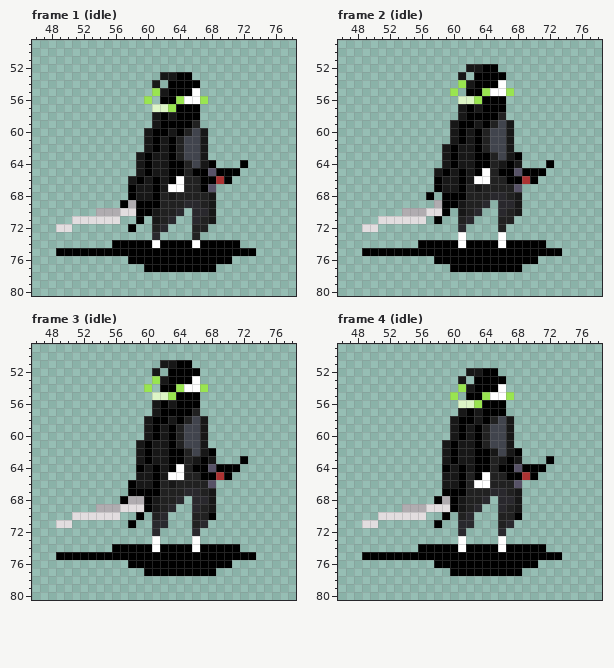
One commit to this pixel-art file: animan/characters/main-character.aseprite. Above is the file before it was changed.
124x124 pixels, 19 frames. Shown: frame 1 (idle): x 46..78, y 49..80; frame 2 (idle): x 46..78, y 49..80; frame 3 (idle): x 46..78, y 49..80; frame 4 (idle): x 46..78, y 49..80. The commit also changed other frames, which this record leaves out.
Now the later version:
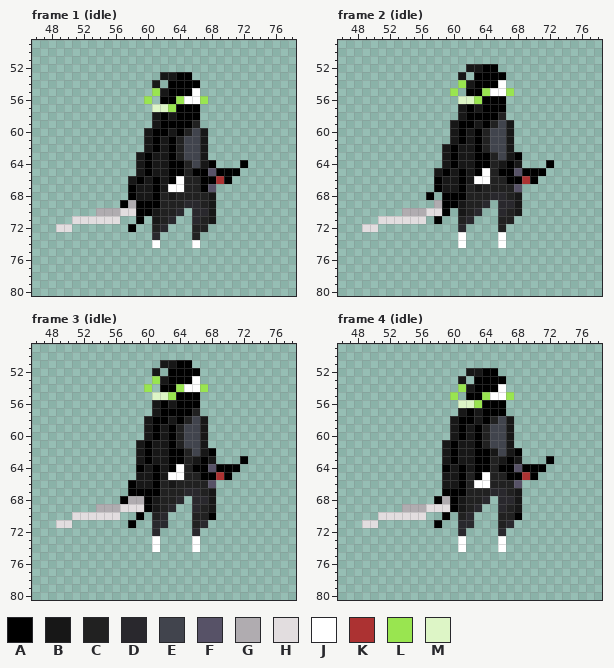
Palette (. is transparent): A #000000  B #171717  C #212121  D #29282d  E #41444d  F #575267  G #b0acb0  H #e2dddf  J #ffffff  K #ac3232  L #99e550  M #ddf5c6
From old to new:
layer "char7 v2/shadow" now hidden
Frame 1 (idle):
Colour A is gone in row 74 at x 56 to 60, 62 to 65 and 67 to 71; in row 75 at x 49 to 73; in row 76 at x 58 to 70; in row 77 at x 60 to 68.
Frame 2 (idle): the same change as frame 1 (idle)
Frame 3 (idle): the same change as frame 1 (idle)
Frame 4 (idle): the same change as frame 1 (idle)
Pixel boxes of the changes (left, top, right, bottom) in both pictures:
erased: (56, 240, 256, 272)
erased: (362, 240, 562, 272)
erased: (56, 544, 256, 576)
erased: (362, 544, 562, 576)
